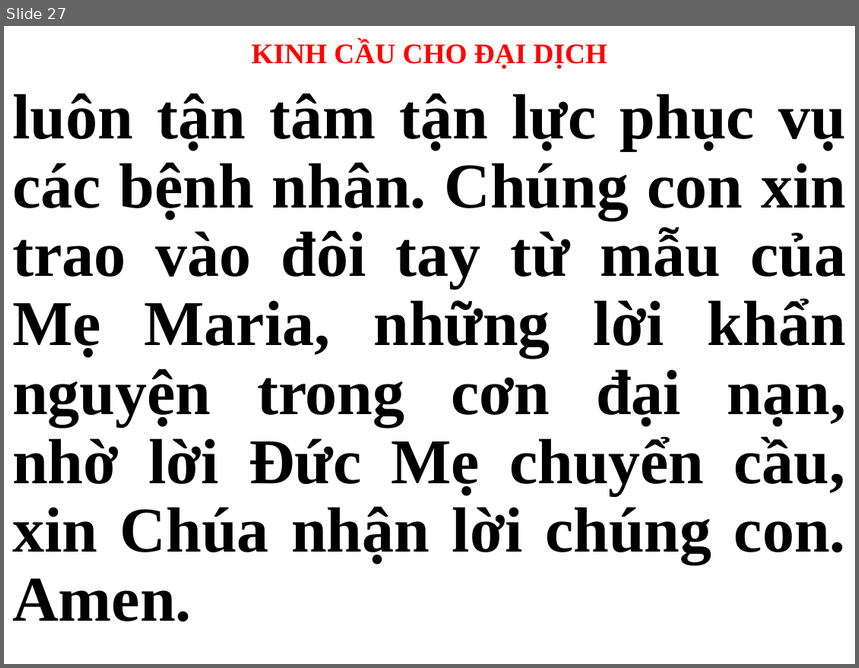
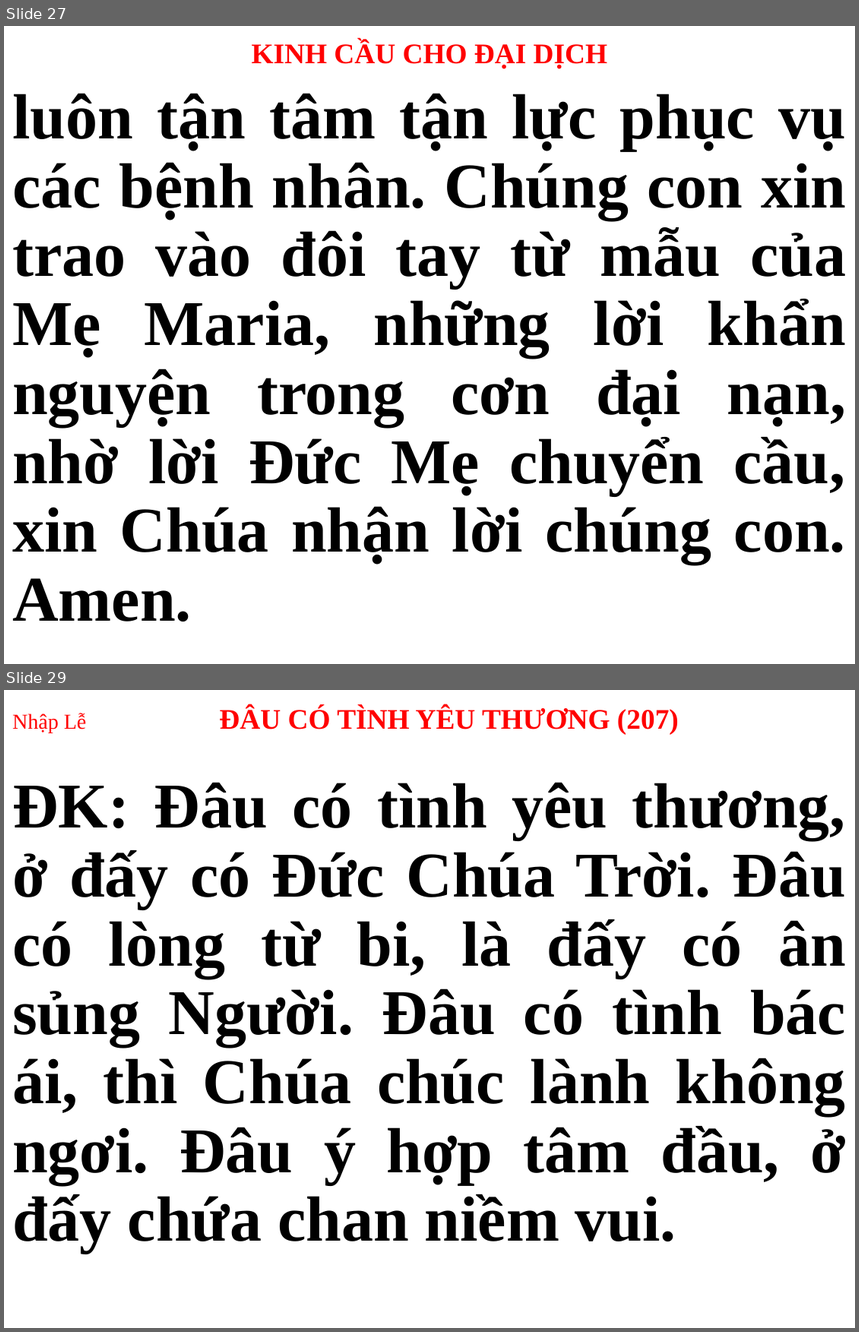
Before and after one commit to webfullstack99/usb-songs, a slide deck: CN.pptx. Shown one above the other, each under a label of ours: slide 27 before the commit, slides 27 and 29 after it; the slides between them are not shown. The pictures are 859x668 and 859x1332 pixels, drawn with LibreOffice and Linux fonts; fonts in the diff are those of the drawing. Boxes give left, top, right and bottom in pixels: in the first picture for what was removed or moved away, otherwise in the second. Text is boxed around its words. In the diff, an @@ line names an element or a change of style, - is before the commit and + after.

```diff
--- a/CN.pptx
+++ b/CN.pptx
@@ slide 29 added at [4, 690, 855, 1328], background #FFFFFF @@
@@ title added at [12, 707, 679, 734], 24 pt, text #FF0000, bold @@
+Nhập Lễ ĐÂU CÓ TÌNH YÊU THƯƠNG (207)
@@ subtitle added at [12, 782, 846, 1253], 54 pt, text #000000, bold @@
+ĐK: Đâu có tình yêu thương, ở đấy có Đức Chúa Trời. Đâu có lòng từ bi, là đấy có ân sủng Người. Đâu có tình bác ái, thì Chúa chúc lành không ngơi. Đâu ý hợp tâm đầu, ở đấy chứa chan niềm vui.
```
Also in this commit, not shown: 27 other slides changed, 35 other slides added, 36 slides removed.
